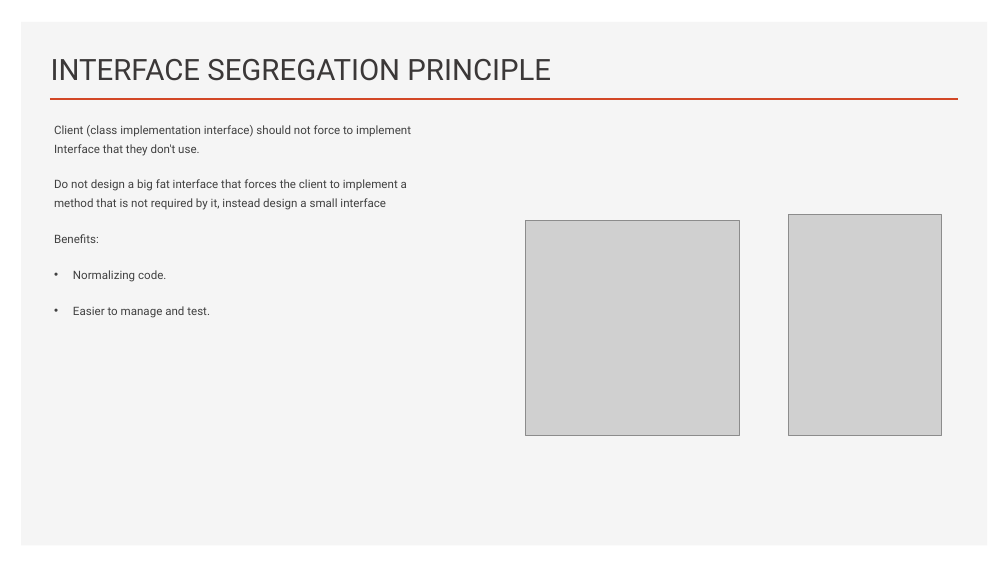
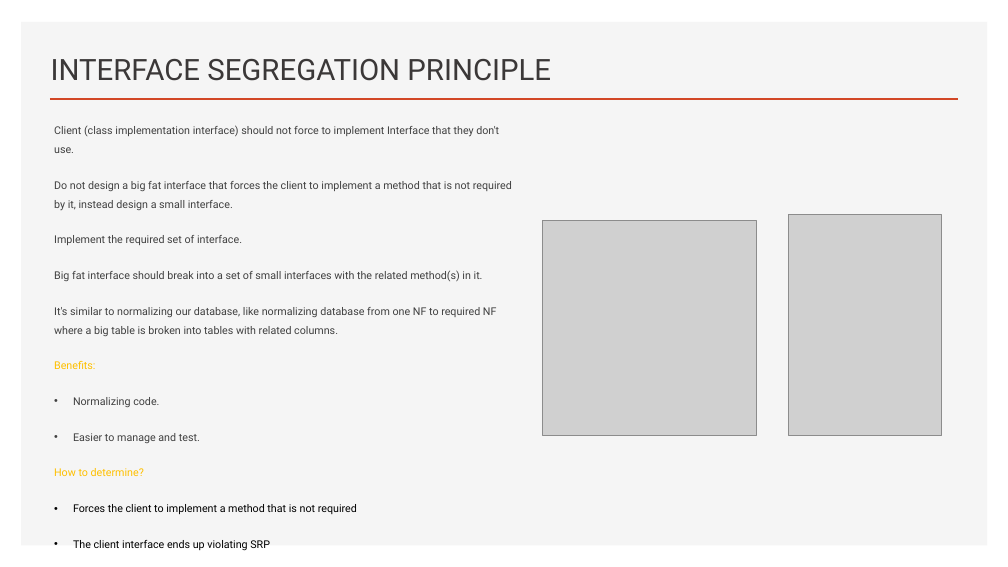
Before and after one commit to jatinrdave/SOLIDPRINCIPLESDEMO, a slide deck: slide 15 of SOLID PRINCIPLES_NEW.pptx (slide 13 before the commit). Drawn at 1008x567 pixels with LibreOffice and Linux fonts; fonts in the diff are those of the drawing; grey boxes stand for pictures. Boxes give left, top, right and bottom in pixels: in the first picture for what was removed or moved away, otherwise in the second. Text is boxed around its words. In the diff, an @@ line names an element or a change of style, - is before the commit and + after.

```diff
--- a/SOLID PRINCIPLES_NEW.pptx
+++ b/SOLID PRINCIPLES_NEW.pptx
@@ text at [54, 125, 499, 443]: size 11 to 10.2 pt in "Client (class implementation interface) should not force ...", "Benefits:", "Normalizing code.", "Easier to manage and test."; text colour #404040 to #FFC000 in "Benefits:" @@
@@ text at [54, 181, 512, 336]: text changed; size 11 to 10.2 pt @@
-Do not design a big fat interface that forces the client to implement a method that is not required by it, instead design a small interface
+Do not design a big fat interface that forces the client to implement a method that is not required by it, instead design a small interface.
+Implement the required set of interface.
+Big fat interface should break into a set of small interfaces with the related method(s) in it.
+It's similar to normalizing our database, like normalizing database from one NF to required NF where a big table is broken into tables with related columns.
@@ picture: place and size @@
-picture at [526, 221, 740, 436]
+picture at [542, 221, 757, 436]
@@ text at [54, 468, 357, 550]: paragraphs added @@
+How to determine?
+• Forces the client to implement a method that is not required
+• The client interface ends up violating SRP
```
Also in this commit, not shown: 10 other slides changed, 4 slides added, 1 slide removed, 18 other files.
